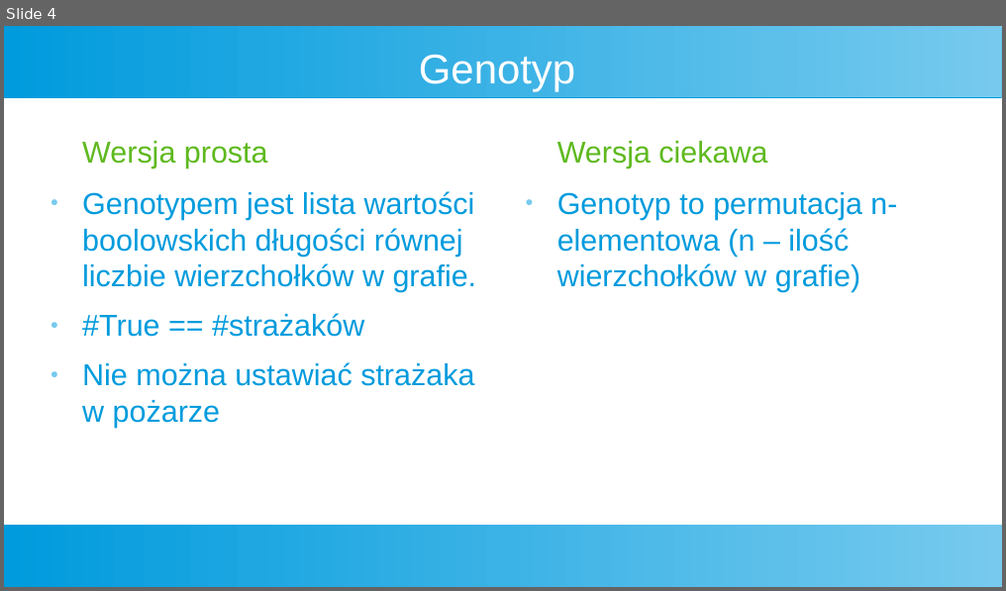
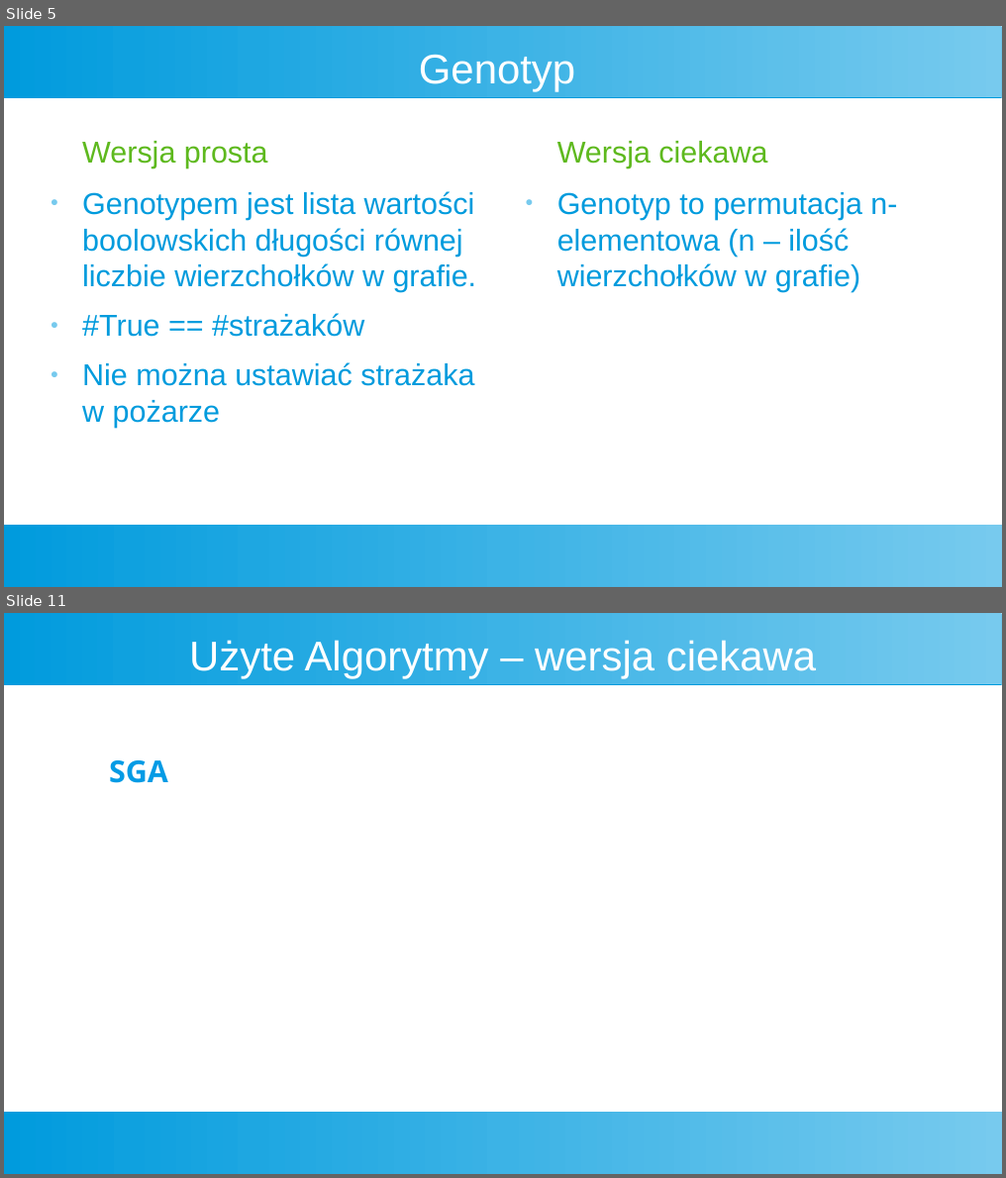
Before and after one commit to Kubapatoka/FiremanProblemEAProject, a slide deck: Prezentacja/Prez.odp. Shown one above the other, each under a label of ours: slide 4 before the commit, slides 5 and 11 after it; the slides between them are not shown. The pictures are 1006x591 and 1006x1178 pixels, drawn with LibreOffice and Linux fonts; fonts in the diff are those of the drawing. Boxes give left, top, right and bottom in pixels: in the first picture for what was removed or moved away, otherwise in the second. Text is boxed around its words. In the diff, an @@ line names an element or a change of style, - is before the commit and + after.

```diff
--- a/Prezentacja/Prez.odp
+++ b/Prezentacja/Prez.odp
@@ slide 11 added at [4, 613, 1002, 1174], background #FFFFFF; not listed: 2 template elements that a slide beside it also shows @@
@@ title added at [189, 640, 816, 679], 33 pt, text #FFFFFF @@
+Użyte Algorytmy – wersja ciekawa
@@ text added at [109, 761, 168, 783], 24 pt, text #039BE5, bold @@
+SGA
@@ what was slide 4 is now slide 5 @@
```
Also in this commit, not shown: 5 other slides added, 2 other files.
